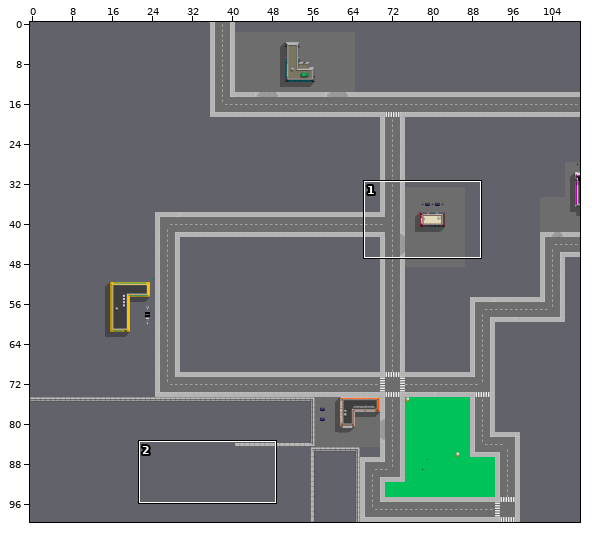
An edit to a level. Tiled map, src/main/resources/img/tiled/world_lite.tmx. The picture above shows the old version from afar; the outline marks the close-up.
Close-up. Before:
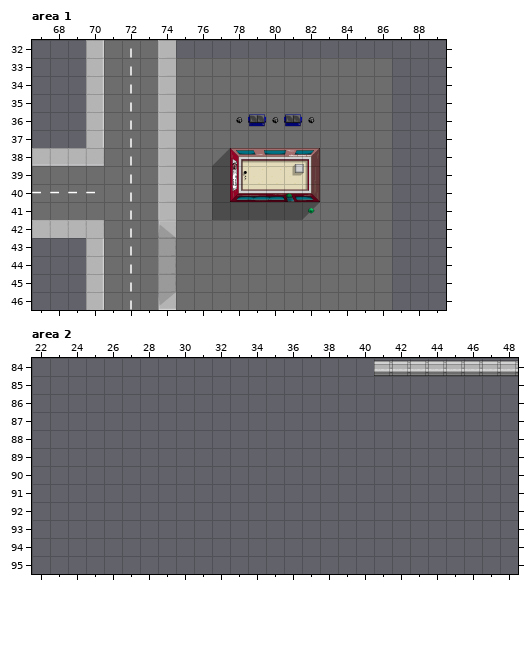
Cells are 80x80 px. Shown: area 1 x 67..89, y 32..46; area 2 x 22..48, y 84..95. The commit also changed other parts of the map, which this record leaves out.
After the commit:
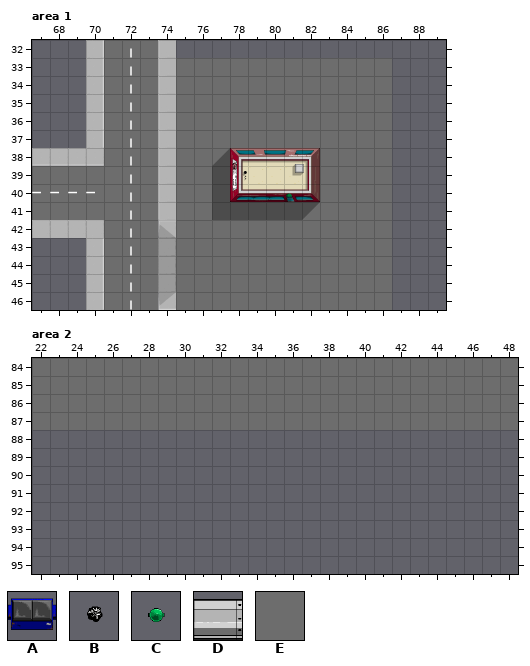
Key: from "Collidables": A 0, B 1, C 4; from "street_sidewalk_2": D 16; from "street_sidewalk_anew": E 1.
_ is an empty cell, . an unchanged one.
From old to new:
--- layer "Collidables" (now hidden), area 1
@@ x 78..82 @@
-36 BABAB
+36 _____
@@ x 82..82 @@
-41 C
+41 _
--- layer "Background", area 2
@@ x 41..48 @@
-84 ________
+84 EEEEEEEE
--- layer "Buildings", area 2
@@ x 41..48 @@
-84 DDDDDDDD
+84 ________
Pixel boxes of the changes (left, top, right, bottom) in both close-ups:
removed: (236, 114, 315, 127)
removed: (308, 208, 315, 214)
changed: (374, 358, 518, 376)
